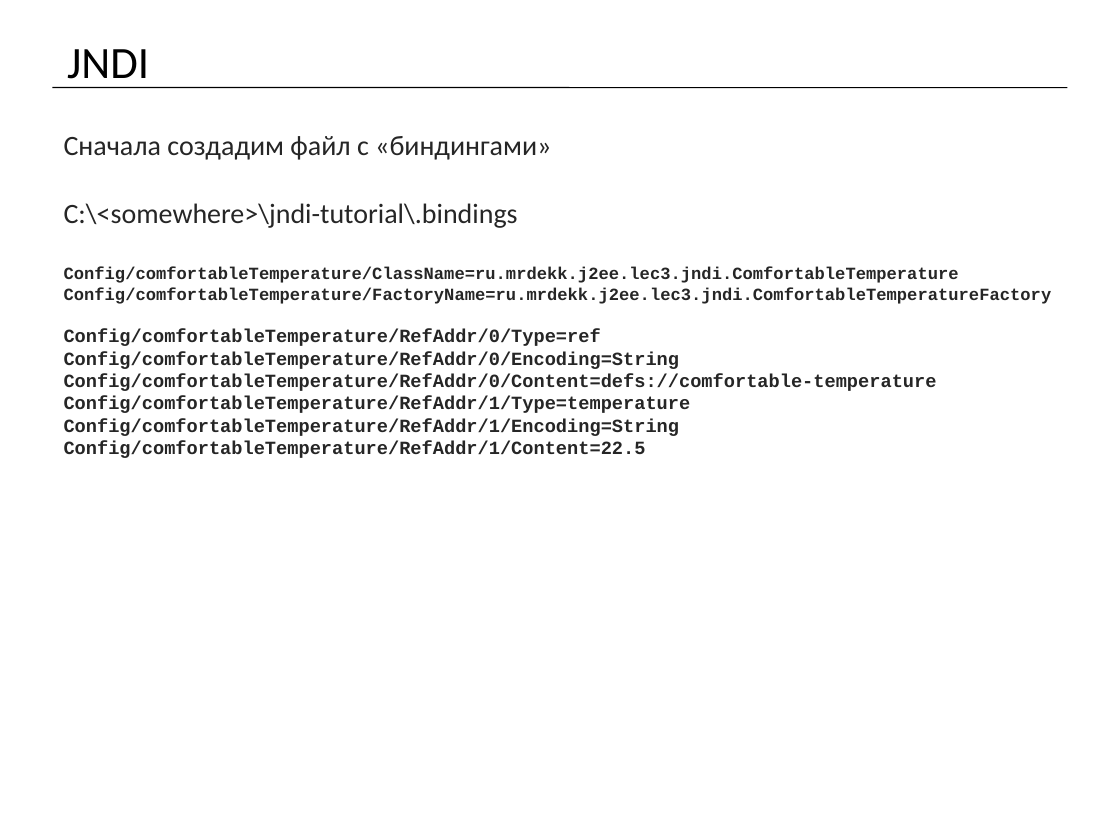
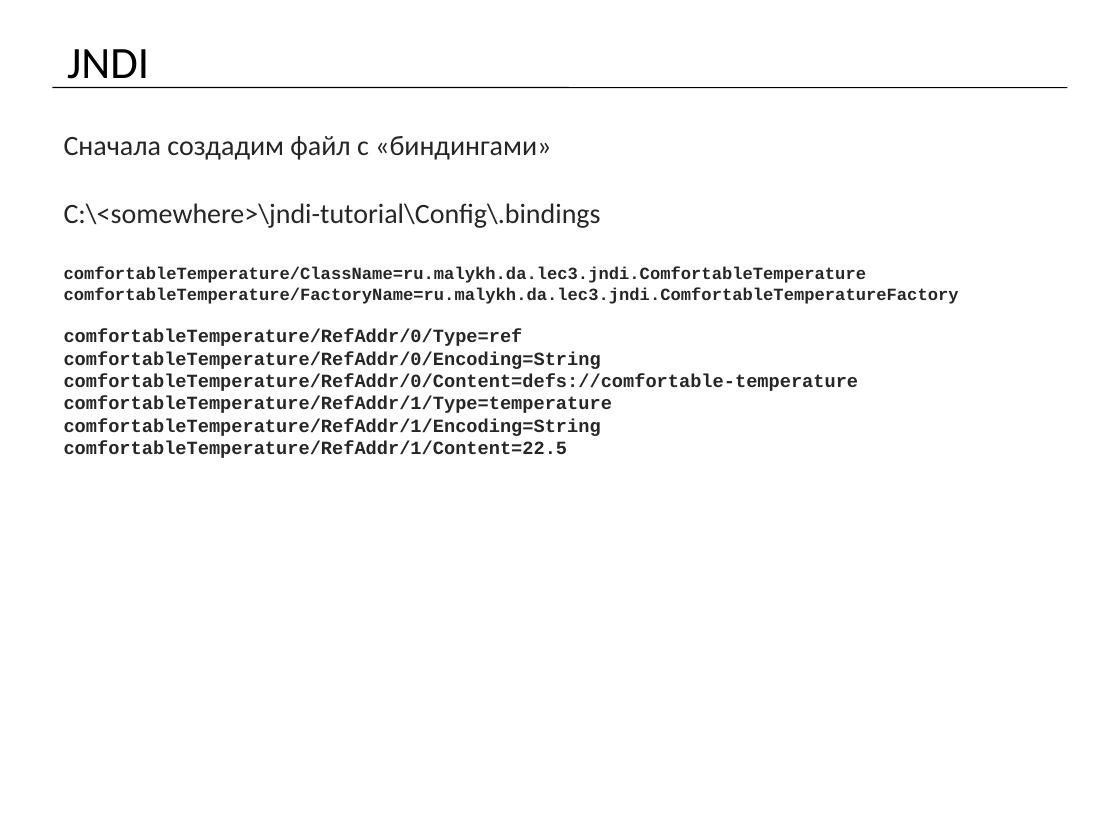
Before and after one commit to mrdekk/j2ee_course, a slide deck: slide 17 of lectures/j2ee. Lecture 3.pptx (slide 13 before the commit). Drawn at 1120x840 pixels with LibreOffice and Linux fonts; fonts in the diff are those of the drawing. Boxes give left, top, right and bottom in pixels: in the first picture for what was removed or moved away, otherwise in the second. Text is boxed around its words. In the diff, an @@ line names an element or a change of style, - is before the commit and + after.

```diff
--- a/lectures/j2ee. Lecture 3.pptx
+++ b/lectures/j2ee. Lecture 3.pptx
@@ text at (x1=64, y1=203, x2=959, y2=458): text changed @@
-C:\<somewhere>\jndi-tutorial\.bindings
-Config/comfortableTemperature/ClassName=ru.mrdekk.j2ee.lec3.jndi.ComfortableTemperature
-Config/comfortableTemperature/FactoryName=ru.mrdekk.j2ee.lec3.jndi.ComfortableTemperatureFactory
-Config/comfortableTemperature/RefAddr/0/Type=ref
-Config/comfortableTemperature/RefAddr/0/Encoding=String
-Config/comfortableTemperature/RefAddr/0/Content=defs://comfortable-temperature
-Config/comfortableTemperature/RefAddr/1/Type=temperature
-Config/comfortableTemperature/RefAddr/1/Encoding=String
-Config/comfortableTemperature/RefAddr/1/Content=22.5
+C:\<somewhere>\jndi-tutorial\Config\.bindings
+comfortableTemperature/ClassName=ru.malykh.da.lec3.jndi.ComfortableTemperature
+comfortableTemperature/FactoryName=ru.malykh.da.lec3.jndi.ComfortableTemperatureFactory
+comfortableTemperature/RefAddr/0/Type=ref
+comfortableTemperature/RefAddr/0/Encoding=String
+comfortableTemperature/RefAddr/0/Content=defs://comfortable-temperature
+comfortableTemperature/RefAddr/1/Type=temperature
+comfortableTemperature/RefAddr/1/Encoding=String
+comfortableTemperature/RefAddr/1/Content=22.5
```
Also in this commit, not shown: 8 other slides changed, 8 slides added, 2 slides removed, 40 other files.
